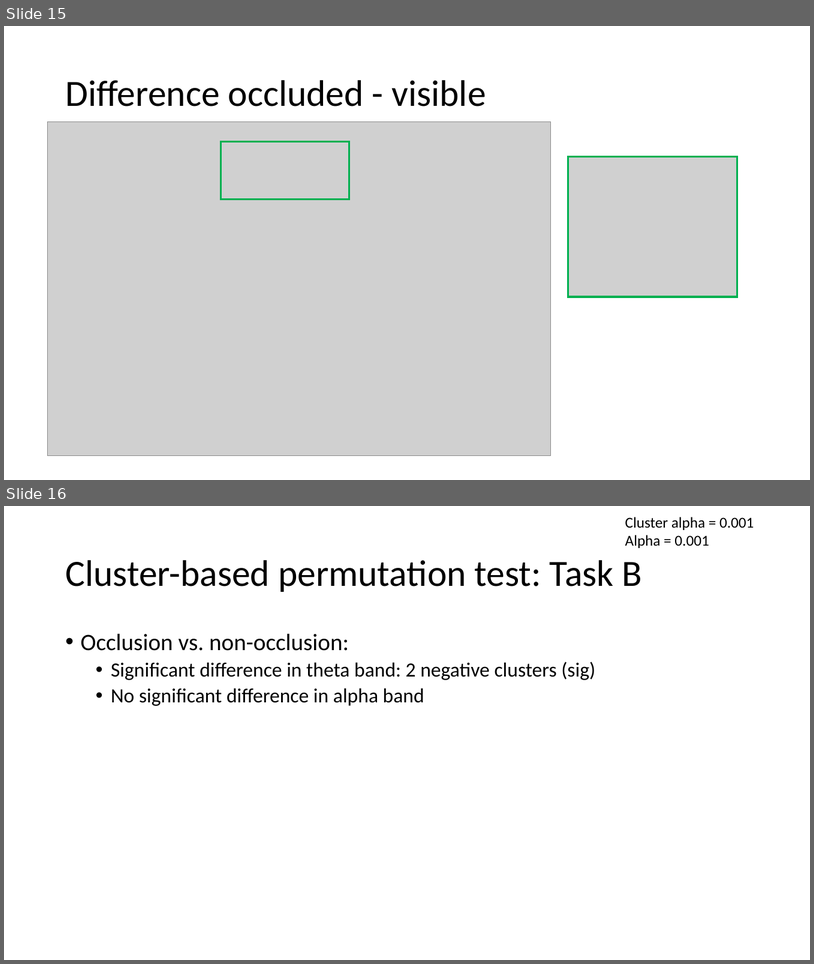
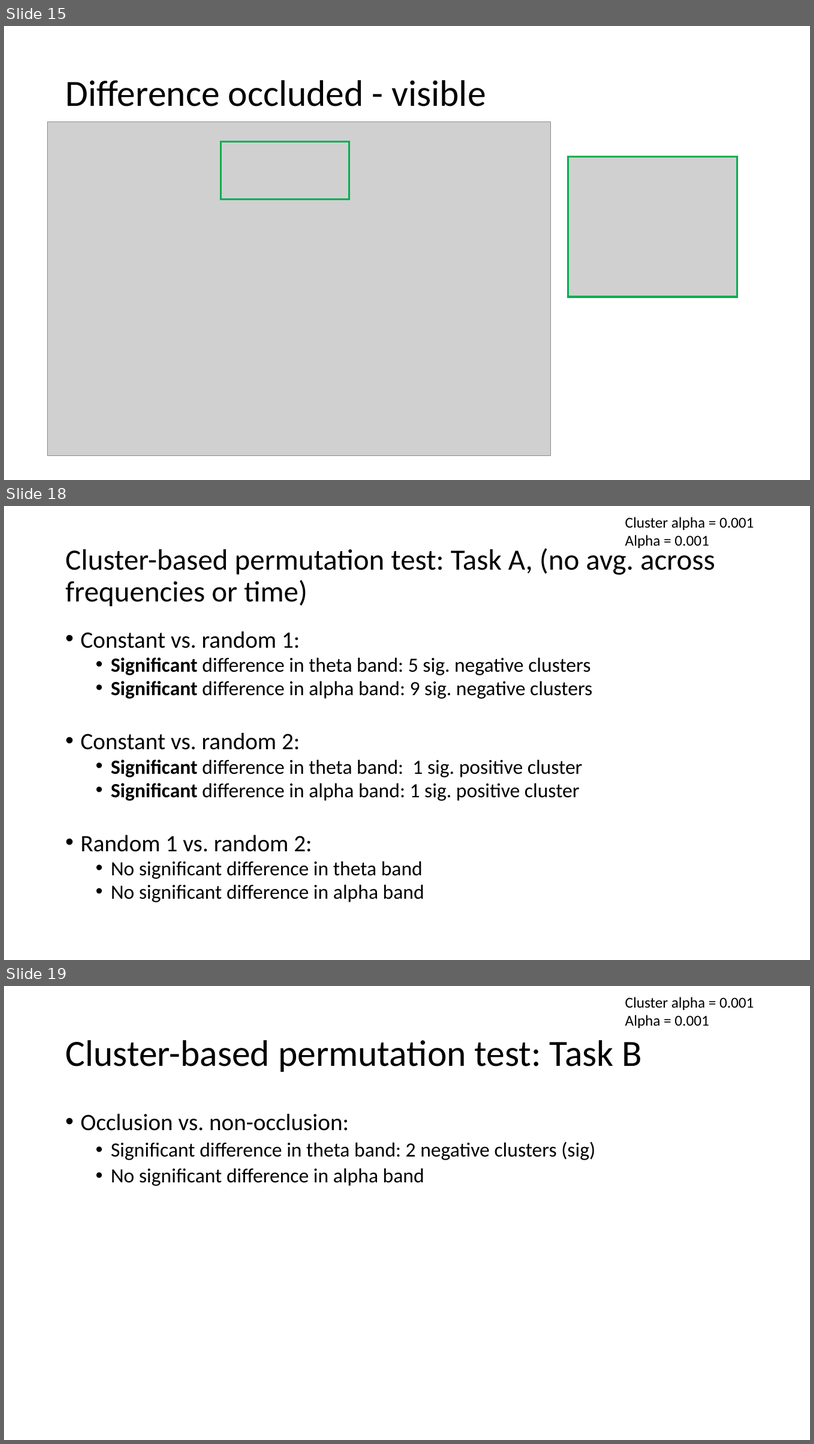
Before and after one commit to SaWilk/Emulation-Data-Analysis, a slide deck: 220826_update_dataanalyses.pptx. Shown one above the other, each under a label of ours: slides 15 and 16 before the commit, slides 15, 18 and 19 after it; the slides between them are not shown. The pictures are 814x964 and 814x1444 pixels, drawn with LibreOffice and Linux fonts; fonts in the diff are those of the drawing; grey boxes stand for pictures. Boxes give left, top, right and bottom in pixels: in the first picture for what was removed or moved away, otherwise in the second. Text is boxed around its words. In the diff, an @@ line names an element or a change of style, - is before the commit and + after.

```diff
--- a/220826_update_dataanalyses.pptx
+++ b/220826_update_dataanalyses.pptx
@@ slide 18 added at <box>4,506,810,960</box>, background #FFFFFF @@
@@ text added at <box>626,517,754,548</box>, 18 pt, text #000000 @@
+Cluster alpha = 0.001
+Alpha = 0.001
@@ title added at <box>65,548,716,606</box>, 35 pt, text #000000 @@
+Cluster-based permutation test: Task A, (no avg. across frequencies or time)
@@ text added at <box>81,631,593,902</box>, 24 pt, text #000000 @@
+• Constant vs. random 1:
+  • Significant difference in theta band: 5 sig. negative clusters
+  • Significant difference in alpha band: 9 sig. negative clusters
+• Constant vs. random 2:
+  • Significant difference in theta band: 1 sig. positive cluster
+  • Significant difference in alpha band: 1 sig. positive cluster
+• Random 1 vs. random 2:
+  • No significant difference in theta band
+  • No significant difference in alpha band
@@ what was slide 16 is now slide 19 @@
```
Also in this commit, not shown: 2 slides changed, 2 other slides added, 5 other files.
